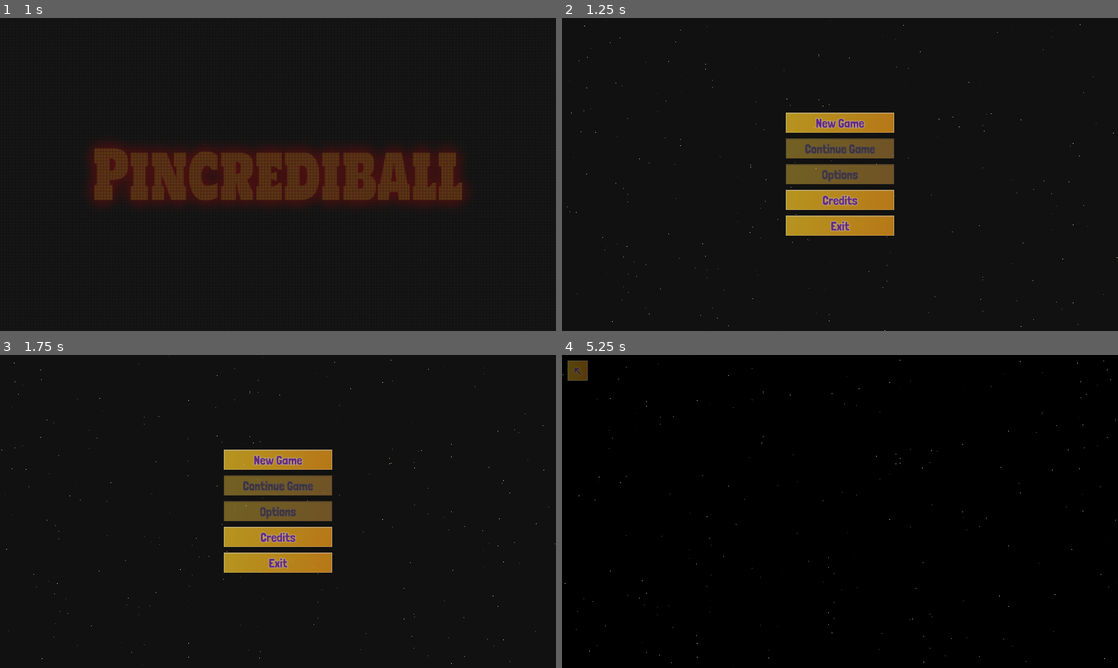
Above: before the commit, frames 1-4 (two rows, left to right).
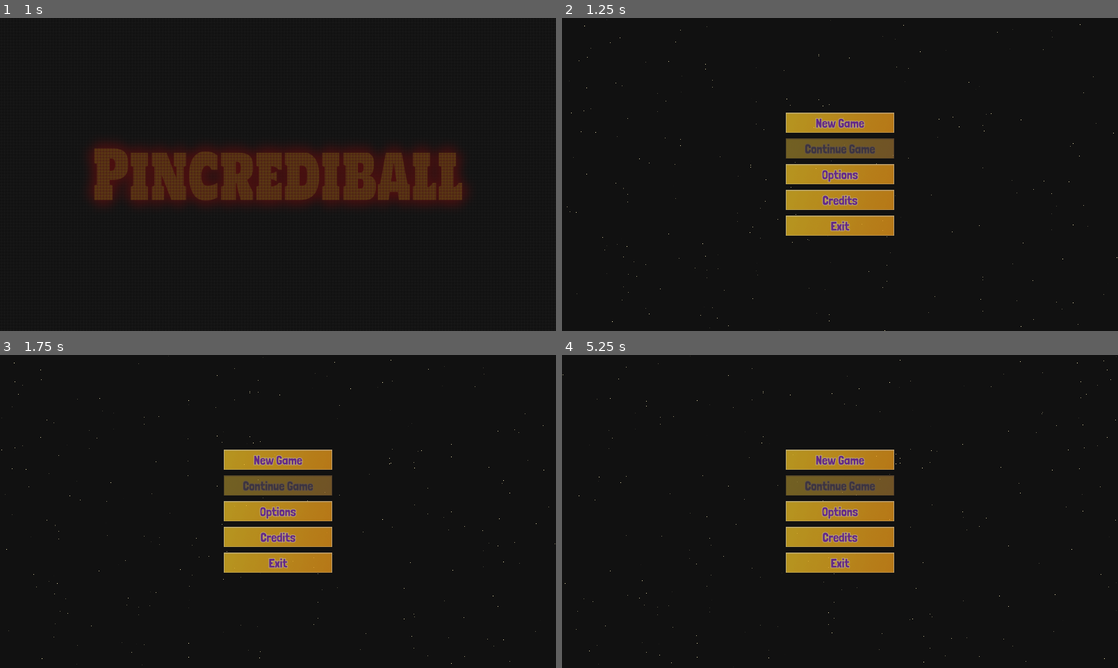
Above: after the commit, the same moments.

Repository: pincrediball/pincrediball
Game: Godot game, scene res://main.tscn
Two runs of this game, one before a commit and one after it. Both use one fixed random seed, a clock stepped at 60 frames per second and the inputs below. Sound files missing from this copy of the repository are replaced by a short silence.
Inputs (mouse positions are in pixels of both pictures, inside the frame that each line leads up to; where the layout moved, square brackets give the same spot in the first picture):
- Up to frame 1 (1 s): click (389, 305) at 0.5 s, where only the run before the commit has a clickable "🎵 Mucic"
- Up to frame 2 (1.25 s): no input
- Up to frame 3 (1.75 s): click (533, 639) [517, 652] at 1.25 s
- Up to frame 4 (5.25 s): click (951, 658) at 2 s, where only the run before the commit has a clickable "🔊 Sound"; click (840, 511) at 2.77 s; click (840, 483) [951, 658] at 3.5 s; click (840, 508) [951, 642] at 4.25 s; click (840, 536) at 5.02 s

Frame 1 is identical in both runs. In frame 2, 1.3% of the frame differs, in the area x 40-60%, y 46-54%; in frame 3, 1.3%; in frame 4, 6.5%, in the area x 1-60%, y 1-70%.

Commit message:
Finalize v1 of options menu
Fixes #38 (for now)

Diff:
--- a/src/credits.tscn
+++ b/src/credits.tscn
@@ -187,9 +187,16 @@
 scroll_active = false
 
 [node name="MarginContainer" type="MarginContainer" parent="."]
-layout_mode = 0
-offset_right = 90.0
-offset_bottom = 90.0
+layout_mode = 1
+anchors_preset = 3
+anchor_left = 1.0
+anchor_top = 1.0
+anchor_right = 1.0
+anchor_bottom = 1.0
+offset_left = -90.0
+offset_top = -90.0
+grow_horizontal = 0
+grow_vertical = 0
 theme_override_constants/margin_left = 16
 theme_override_constants/margin_top = 16
 theme_override_constants/margin_right = 16
--- a/src/default_bus_layout.tres
+++ b/src/default_bus_layout.tres
@@ -1,10 +1,9 @@
 [gd_resource type="AudioBusLayout" format=3 uid="uid://bmkc8vvw2xqc5"]
 
 [resource]
-bus/0/send = &"MusicCredits"
 bus/1/name = &"Music"
 bus/1/solo = false
-bus/1/mute = false
+bus/1/mute = true
 bus/1/bypass_fx = false
 bus/1/volume_db = 0.0
 bus/1/send = &"Master"
--- a/src/game.gd
+++ b/src/game.gd
@@ -17,8 +17,6 @@
 	currentLevelPlaybook = playbooksByLevel[GameStore.currentLevel]
 	%Playbook.playbookResource = currentLevelPlaybook
 	Audio.startGameMusic()
-	%MusicCheckButton.set_pressed_no_signal(not Audio.has_muted_music())
-	%SoundCheckButton.set_pressed_no_signal(not Audio.has_muted_pinball_sfx())
 
 func _on_run_playbook_button_button_up():
 	Audio.play_random_menu_button_sound()
@@ -32,12 +30,6 @@
 	Scoring.set_enabled(false)
 	%machine.stress_test(currentLevelPlaybook)
 
-func _on_music_check_button_toggled(button_pressed):
-	Audio.set_mute_music(not button_pressed)
-
-func _on_sound_check_button_toggled(button_pressed):
-	Audio.set_mute_pinball_sfx(not button_pressed)
-
 func _on_back_to_menu_button_pressed():
 	Audio.play_random_menu_button_sound()
 	menu_open_requested.emit()
--- a/src/game.tscn
+++ b/src/game.tscn
@@ -8,6 +8,10 @@
 [ext_resource type="PackedScene" uid="uid://cokkri2jg0cfk" path="res://game/playbook.tscn" id="5_t5wa1"]
 [ext_resource type="PackedScene" uid="uid://cb02onpxm2r7x" path="res://game/medals.tscn" id="6_18ytx"]
 [ext_resource type="PackedScene" uid="uid://b7gnqdufk7u88" path="res://game/score.tscn" id="7_ydt4m"]
+[ext_resource type="Texture2D" uid="uid://ce5fufair5xt5" path="res://art/menu/menu_button_tl_arrow_normal.png" id="9_d6dyj"]
+[ext_resource type="Texture2D" uid="uid://bwmhavc436lwn" path="res://art/menu/menu_button_tl_arrow_pressed.png" id="10_42wxf"]
+[ext_resource type="Texture2D" uid="uid://cam5ev8j0wfq7" path="res://art/menu/menu_button_tl_arrow_hover.png" id="11_8gol2"]
+[ext_resource type="Texture2D" uid="uid://d1bded6m5pb6l" path="res://art/menu/menu_button_tl_arrow_disabled.png" id="12_sqthh"]
 
 [sub_resource type="FontVariation" id="FontVariation_2drok"]
 
@@ -50,9 +54,9 @@
 process_mode = 3
 layout_mode = 2
 offset_left = 34.0
-offset_top = 44.0
+offset_top = 50.0
 offset_right = 534.0
-offset_bottom = 855.0
+offset_bottom = 850.0
 
 [node name="LevelHeader" type="MarginContainer" parent="LeftSide"]
 layout_mode = 2
@@ -92,10 +96,10 @@
 process_mode = 3
 layout_mode = 2
 offset_left = 1066.0
-offset_top = 44.0
+offset_top = 50.0
 offset_right = 1566.0
-offset_bottom = 855.0
-theme_override_constants/separation = 16
+offset_bottom = 850.0
+theme_override_constants/separation = 8
 
 [node name="Playbook" parent="RightSide" instance=ExtResource("5_t5wa1")]
 unique_name_in_owner = true
@@ -142,28 +146,17 @@
 
 [node name="HBoxContainer" type="HBoxContainer" parent="RightSide"]
 layout_mode = 2
+size_flags_vertical = 10
 
-[node name="VBoxContainer" type="VBoxContainer" parent="RightSide/HBoxContainer"]
-layout_mode = 2
-
-[node name="MusicCheckButton" type="CheckButton" parent="RightSide/HBoxContainer/VBoxContainer"]
-unique_name_in_owner = true
-layout_mode = 2
-text = "🎵 Mucic"
-
-[node name="SoundCheckButton" type="CheckButton" parent="RightSide/HBoxContainer/VBoxContainer"]
-unique_name_in_owner = true
-layout_mode = 2
-text = "🔊 Sound"
-
-[node name="BackToMenuButton" type="Button" parent="RightSide/HBoxContainer"]
+[node name="BackToMenuButton" type="TextureButton" parent="RightSide/HBoxContainer"]
 layout_mode = 2
 size_flags_horizontal = 10
 mouse_default_cursor_shape = 2
-text = "    Back to menu...    "
+texture_normal = ExtResource("9_d6dyj")
+texture_pressed = ExtResource("10_42wxf")
+texture_hover = ExtResource("11_8gol2")
+texture_disabled = ExtResource("12_sqthh")
 
 [connection signal="button_up" from="RightSide/GridContainer/RunPlaybookButton" to="." method="_on_run_playbook_button_button_up"]
 [connection signal="button_up" from="RightSide/GridContainer/StressTestButton" to="." method="_on_stress_test_button_button_up"]
-[connection signal="toggled" from="RightSide/HBoxContainer/VBoxContainer/MusicCheckButton" to="." method="_on_music_check_button_toggled"]
-[connection signal="toggled" from="RightSide/HBoxContainer/VBoxContainer/SoundCheckButton" to="." method="_on_sound_check_button_toggled"]
 [connection signal="pressed" from="RightSide/HBoxContainer/BackToMenuButton" to="." method="_on_back_to_menu_button_pressed"]
--- a/src/menu.gd
+++ b/src/menu.gd
@@ -1,6 +1,10 @@
 extends Control
 
 signal credits_roll_requested()
+
+func _ready():
+	%SoundCheckButton.set_pressed_no_signal(not Audio.has_muted_pinball_sfx())
+	%MusicCheckButton.set_pressed_no_signal(not Audio.has_muted_music())
 
 func _on_new_game_button_pressed():
 	Audio.play_random_menu_button_sound()
@@ -12,7 +16,8 @@
 
 func _on_options_button_pressed():
 	Audio.play_random_menu_button_sound()
-	pass # Replace with function body.
+	$MainMenu.visible = false
+	$OptionsMenu.visible = true
 
 func _on_credits_button_pressed():
 	Audio.play_random_menu_button_sound()
@@ -22,3 +27,16 @@
 	Audio.play_random_menu_button_sound()
 	await get_tree().create_timer(0.25).timeout # let the sound play first
 	get_tree().quit()
+
+func _on_exit_options_button_pressed():
+	Audio.play_random_menu_button_sound()
+	$MainMenu.visible = true
+	$OptionsMenu.visible = false
+
+func _on_sound_check_button_toggled(button_pressed):
+	Audio.play_random_menu_button_sound()
+	Audio.set_mute_pinball_sfx(not button_pressed)
+
+func _on_music_check_button_toggled(button_pressed):
+	Audio.play_random_menu_button_sound()
+	Audio.set_mute_music(not button_pressed)
--- a/src/menu.tscn
+++ b/src/menu.tscn
@@ -22,6 +22,14 @@
 [ext_resource type="Texture2D" uid="uid://p7084f6q23xm" path="res://art/menu/menu_button_exit_pressed.png" id="19_xthid"]
 [ext_resource type="Texture2D" uid="uid://bplrxfhcod6fy" path="res://art/menu/menu_button_exit_hover.png" id="20_cbc4j"]
 [ext_resource type="Texture2D" uid="uid://bygvwkl0lsiou" path="res://art/menu/menu_button_exit_disabled.png" id="21_dbtut"]
+[ext_resource type="Texture2D" uid="uid://bwbsiy1368up4" path="res://art/menu/menu_button_sound_on.png" id="23_h8lnj"]
+[ext_resource type="Texture2D" uid="uid://dy27tfcjq1uht" path="res://art/menu/menu_button_sound_off.png" id="24_vmjke"]
+[ext_resource type="Texture2D" uid="uid://cwtrcj5shnytb" path="res://art/menu/menu_button_music_on.png" id="25_wruwq"]
+[ext_resource type="Texture2D" uid="uid://b4xdlvsvgjl6k" path="res://art/menu/menu_button_music_off.png" id="26_nqq2l"]
+[ext_resource type="Texture2D" uid="uid://cvkjhnfhs38ff" path="res://art/menu/menu_button_back_normal.png" id="27_2t5da"]
+[ext_resource type="Texture2D" uid="uid://c6u6vmr03c7ag" path="res://art/menu/menu_button_back_pressed.png" id="28_yg5uj"]
+[ext_resource type="Texture2D" uid="uid://ctnbxgblmfc5x" path="res://art/menu/menu_button_back_hover.png" id="29_rtrop"]
+[ext_resource type="Texture2D" uid="uid://150oerf6jhrw" path="res://art/menu/menu_button_back_disabled.png" id="30_684ur"]
 
 [sub_resource type="ShaderMaterial" id="ShaderMaterial_00t86"]
 shader = ExtResource("1_fuy8x")
@@ -48,7 +56,7 @@
 layout_mode = 2
 color = Color(0.0666667, 0.0666667, 0.0666667, 1)
 
-[node name="CenterContainer" type="CenterContainer" parent="."]
+[node name="MainMenu" type="CenterContainer" parent="."]
 layout_mode = 1
 anchors_preset = 15
 anchor_right = 1.0
@@ -56,11 +64,11 @@
 grow_horizontal = 2
 grow_vertical = 2
 
-[node name="VBoxContainer" type="VBoxContainer" parent="CenterContainer"]
+[node name="VBoxContainer" type="VBoxContainer" parent="MainMenu"]
 layout_mode = 2
 theme_override_constants/separation = 16
 
-[node name="NewGameButton" type="TextureButton" parent="CenterContainer/VBoxContainer"]
+[node name="NewGameButton" type="TextureButton" parent="MainMenu/VBoxContainer"]
 layout_mode = 2
 mouse_default_cursor_shape = 2
 texture_normal = ExtResource("2_6qn2j")
@@ -68,7 +76,7 @@
 texture_hover = ExtResource("4_xlhr0")
 texture_disabled = ExtResource("5_xudfb")
 
-[node name="ContinueGameButton" type="TextureButton" parent="CenterContainer/VBoxContainer"]
+[node name="ContinueGameButton" type="TextureButton" parent="MainMenu/VBoxContainer"]
 layout_mode = 2
 mouse_default_cursor_shape = 2
 disabled = true
@@ -77,16 +85,15 @@
 texture_hover = ExtResource("8_bldkh")
 texture_disabled = ExtResource("9_cl4yb")
 
-[node name="OptionsButton" type="TextureButton" parent="CenterContainer/VBoxContainer"]
+[node name="OptionsButton" type="TextureButton" parent="MainMenu/VBoxContainer"]
 layout_mode = 2
 mouse_default_cursor_shape = 2
-disabled = true
 texture_normal = ExtResource("10_780f3")
 texture_pressed = ExtResource("11_wpy1m")
 texture_hover = ExtResource("12_tx642")
 texture_disabled = ExtResource("13_lbx6j")
 
-[node name="CreditsButton" type="TextureButton" parent="CenterContainer/VBoxContainer"]
+[node name="CreditsButton" type="TextureButton" parent="MainMenu/VBoxContainer"]
 layout_mode = 2
 mouse_default_cursor_shape = 2
 texture_normal = ExtResource("14_7i1sk")
@@ -94,7 +101,7 @@
 texture_hover = ExtResource("16_p847k")
 texture_disabled = ExtResource("17_temhq")
 
-[node name="ExitButton" type="TextureButton" parent="CenterContainer/VBoxContainer"]
+[node name="ExitButton" type="TextureButton" parent="MainMenu/VBoxContainer"]
 layout_mode = 2
 mouse_default_cursor_shape = 2
 texture_normal = ExtResource("18_7dq86")
@@ -102,8 +109,49 @@
 texture_hover = ExtResource("20_cbc4j")
 texture_disabled = ExtResource("21_dbtut")
 
-[connection signal="pressed" from="CenterContainer/VBoxContainer/NewGameButton" to="." method="_on_new_game_button_pressed"]
-[connection signal="pressed" from="CenterContainer/VBoxContainer/ContinueGameButton" to="." method="_on_continue_game_button_pressed"]
-[connection signal="pressed" from="CenterContainer/VBoxContainer/OptionsButton" to="." method="_on_options_button_pressed"]
-[connection signal="pressed" from="CenterContainer/VBoxContainer/CreditsButton" to="." method="_on_credits_button_pressed"]
-[connection signal="pressed" from="CenterContainer/VBoxContainer/ExitButton" to="." method="_on_exit_button_pressed"]
+[node name="OptionsMenu" type="CenterContainer" parent="."]
+visible = false
+layout_mode = 1
+anchors_preset = 15
+anchor_right = 1.0
+anchor_bottom = 1.0
+grow_horizontal = 2
+grow_vertical = 2
+
+[node name="VBoxContainer" type="VBoxContainer" parent="OptionsMenu"]
+layout_mode = 2
+
+[node name="SoundCheckButton" type="CheckButton" parent="OptionsMenu/VBoxContainer"]
+unique_name_in_owner = true
+layout_mode = 2
+mouse_default_cursor_shape = 2
+theme_override_icons/checked = ExtResource("23_h8lnj")
+theme_override_icons/unchecked = ExtResource("24_vmjke")
+
+[node name="MusicCheckButton" type="CheckButton" parent="OptionsMenu/VBoxContainer"]
+unique_name_in_owner = true
+layout_mode = 2
+mouse_default_cursor_shape = 2
+theme_override_icons/checked = ExtResource("25_wruwq")
+theme_override_icons/unchecked = ExtResource("26_nqq2l")
+
+[node name="EmptyLabel" type="Label" parent="OptionsMenu/VBoxContainer"]
+layout_mode = 2
+
+[node name="ExitOptionsButton" type="TextureButton" parent="OptionsMenu/VBoxContainer"]
+layout_mode = 2
+size_flags_horizontal = 4
+mouse_default_cursor_shape = 2
+texture_normal = ExtResource("27_2t5da")
+texture_pressed = ExtResource("28_yg5uj")
+texture_hover = ExtResource("29_rtrop")
+texture_disabled = ExtResource("30_684ur")
+
+[connection signal="pressed" from="MainMenu/VBoxContainer/NewGameButton" to="." method="_on_new_game_button_pressed"]
+[connection signal="pressed" from="MainMenu/VBoxContainer/ContinueGameButton" to="." method="_on_continue_game_button_pressed"]
+[connection signal="pressed" from="MainMenu/VBoxContainer/OptionsButton" to="." method="_on_options_button_pressed"]
+[connection signal="pressed" from="MainMenu/VBoxContainer/CreditsButton" to="." method="_on_credits_button_pressed"]
+[connection signal="pressed" from="MainMenu/VBoxContainer/ExitButton" to="." method="_on_exit_button_pressed"]
+[connection signal="toggled" from="OptionsMenu/VBoxContainer/SoundCheckButton" to="." method="_on_sound_check_button_toggled"]
+[connection signal="toggled" from="OptionsMenu/VBoxContainer/MusicCheckButton" to="." method="_on_music_check_button_toggled"]
+[connection signal="pressed" from="OptionsMenu/VBoxContainer/ExitOptionsButton" to="." method="_on_exit_options_button_pressed"]
Binary file added: src/art/menu/menu_button_music_off.png
Not shown, added: src/art/menu/menu_button_music_off.png.import
Binary file added: src/art/menu/menu_button_music_on.png
Not shown, added: src/art/menu/menu_button_music_on.png.import
Binary file added: src/art/menu/menu_button_sound_off.png
Not shown, added: src/art/menu/menu_button_sound_off.png.import
Binary file added: src/art/menu/menu_button_sound_on.png
Not shown, added: src/art/menu/menu_button_sound_on.png.import
Not shown: 1 places in src/game.tscn that only renumber resources
Not shown: 1 places in src/menu.tscn that only renumber resources
